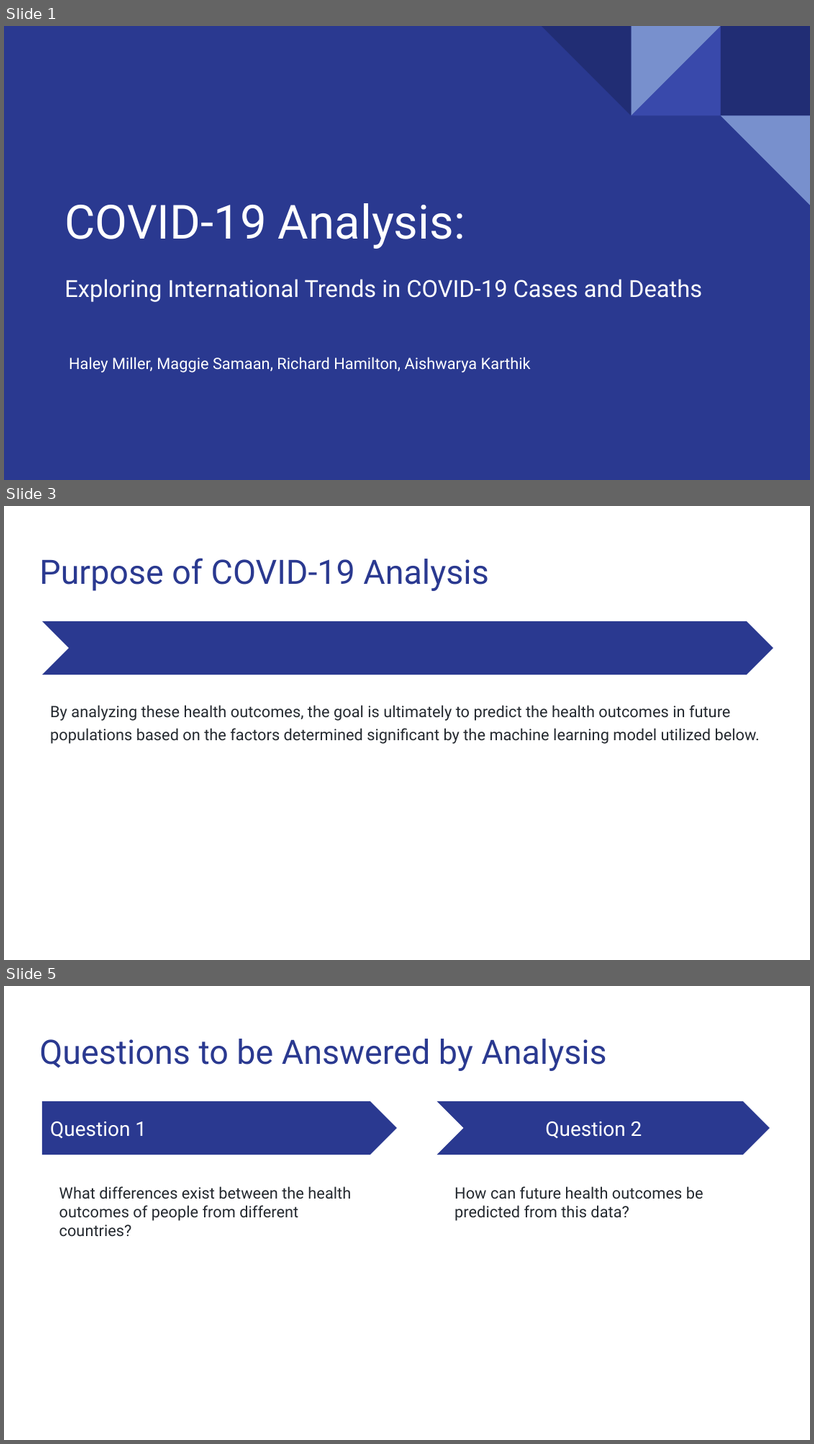
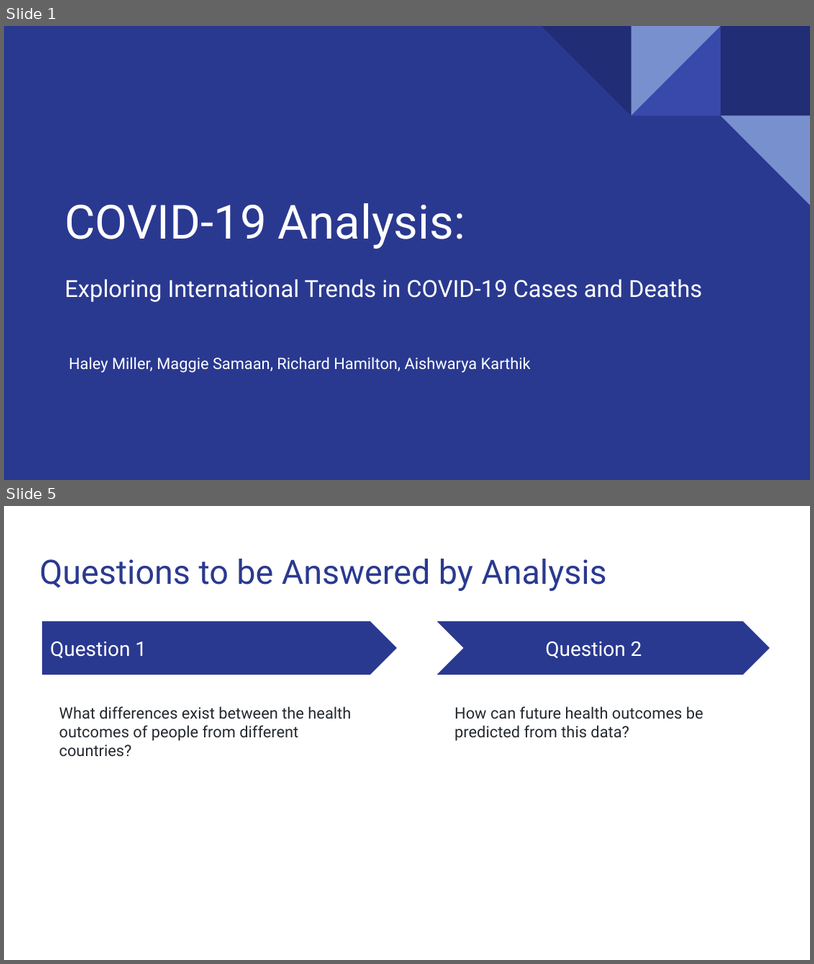
Before and after one commit to Magzzie/COVID-19_Analysis, a slide deck: COVID-19 Analysis.pptx. Shown one above the other, each under a label of ours: slides 1, 3 and 5 before the commit, slides 1 and 5 after it; the slides between them are not shown. The pictures are 814x1444 and 814x964 pixels, drawn with LibreOffice and Linux fonts; fonts in the diff are those of the drawing. Boxes give left, top, right and bottom in pixels: in the first picture for what was removed or moved away, otherwise in the second. Text is boxed around its words. In the diff, an @@ line names an element or a change of style, - is before the commit and + after.

```diff
--- a/COVID-19 Analysis.pptx
+++ b/COVID-19 Analysis.pptx
@@ slide 3 removed at [4, 506, 810, 960], background #FFFFFF @@
@@ title removed at [39, 558, 489, 591] @@
-Purpose of COVID-19 Analysis
@@ chevron removed at [42, 621, 773, 674] @@
@@ text removed at [50, 705, 760, 744] @@
-By analyzing these health outcomes, the goal is ultimately to predict the health outcomes in future populations based on the factors determined significant by the machine learning model utilized below.
```
Also in this commit, not shown: 3 slides changed, 4 slides added, 3 other slides removed.
